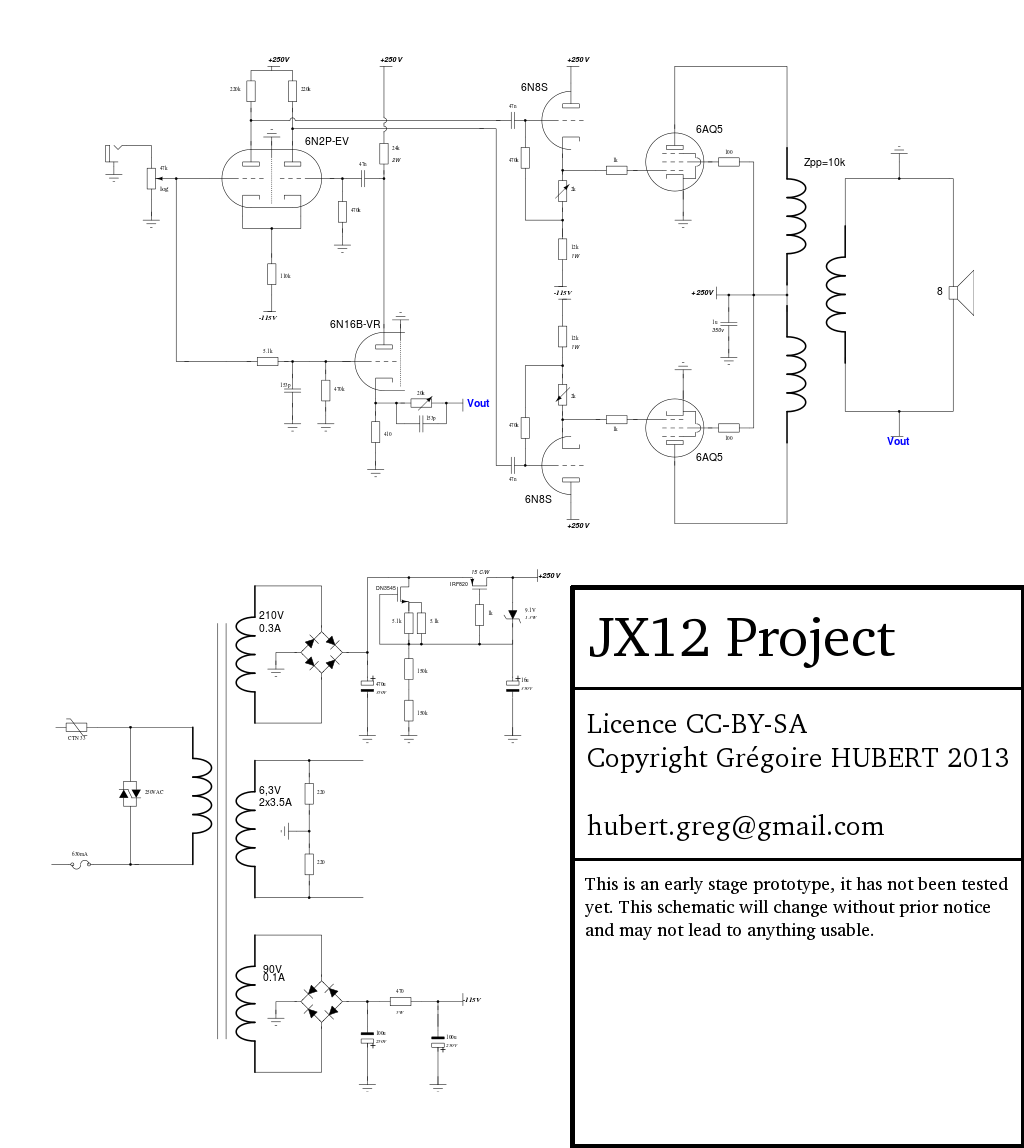
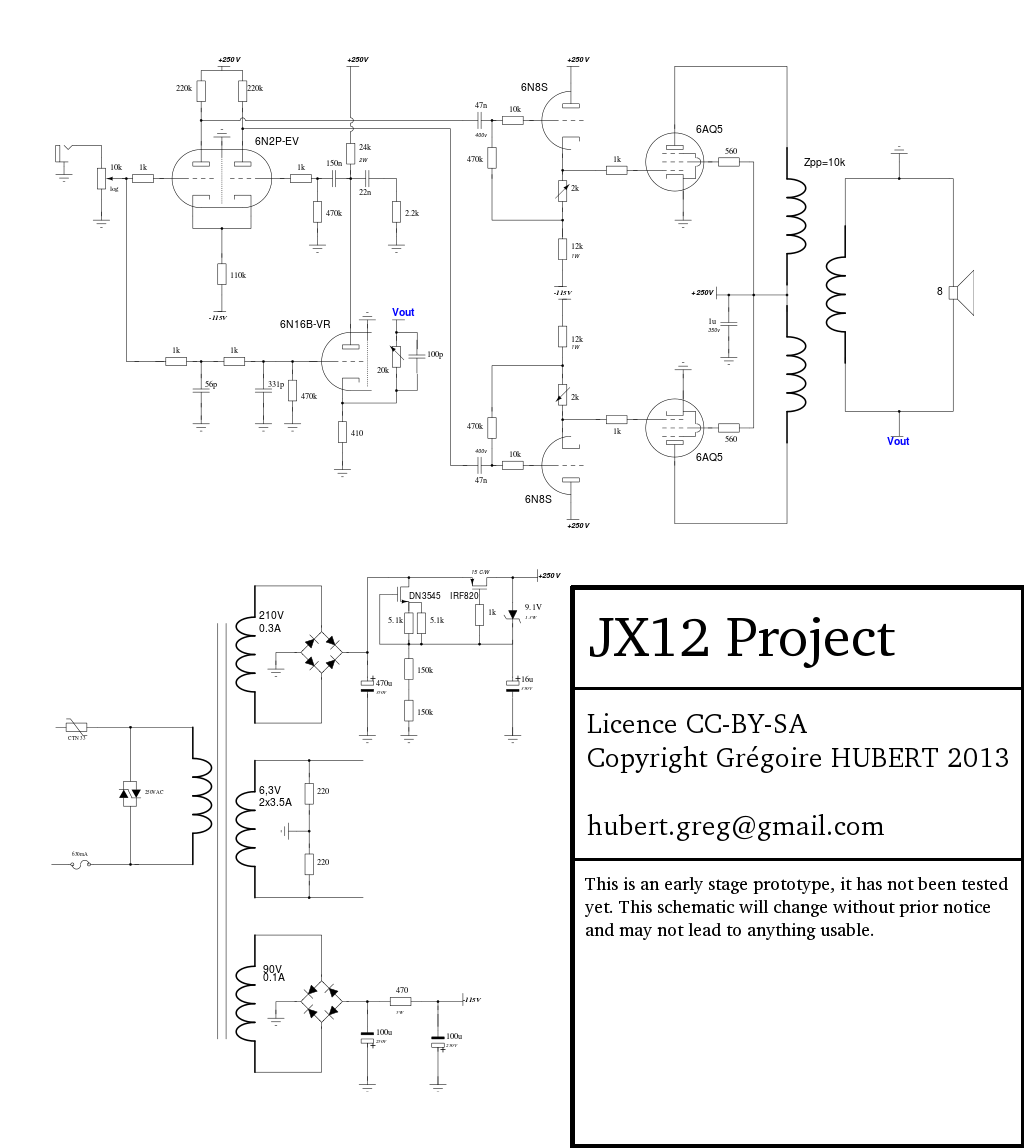
Layer changes from the first 1024×1148 image to the second:
painted on "JX12.svg" over [55, 57, 737, 1039]
